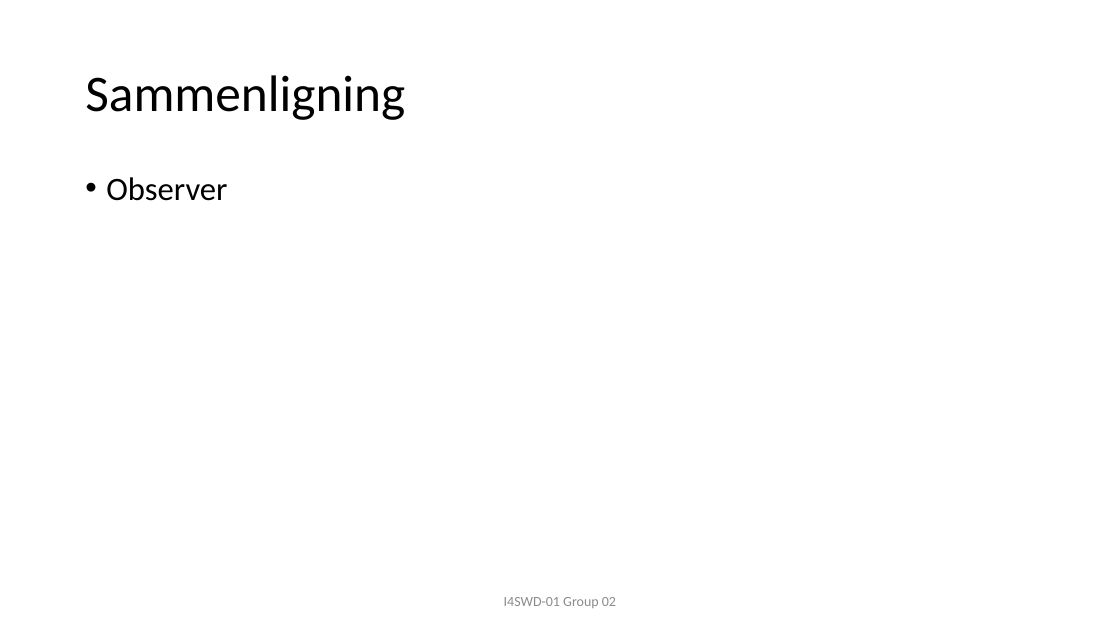
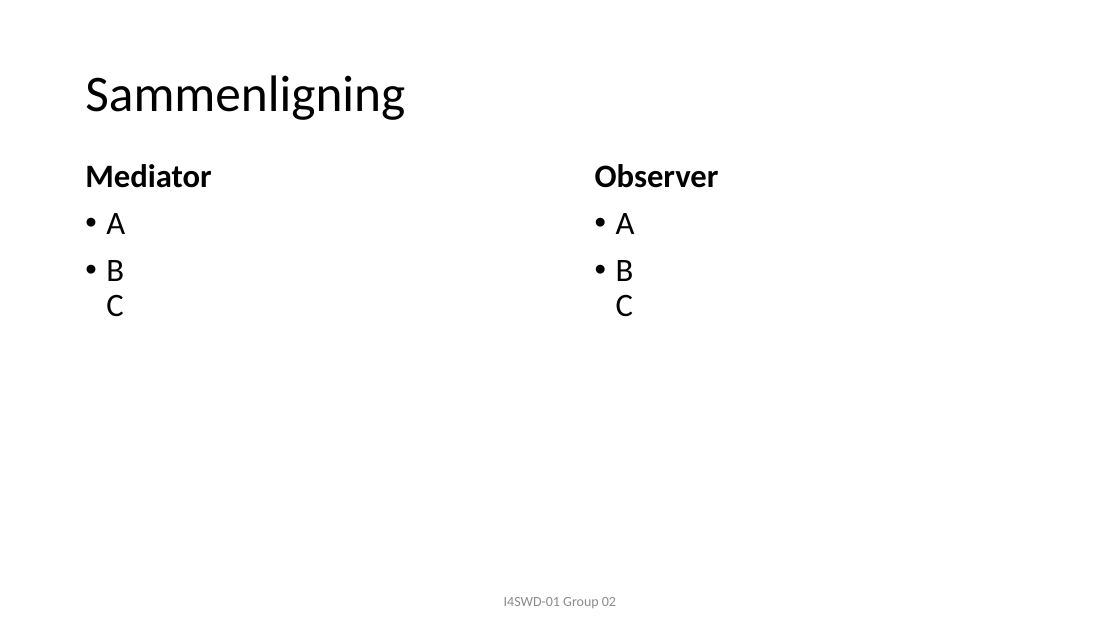
Before and after one commit to JonasRasborg/SWD, a slide deck: slide 6 of F17-I4SWD-AfsluttendeOpgaveGruppe02-Mediator-presenstation.pptx. Drawn at 1120x630 pixels with LibreOffice and Linux fonts; fonts in the diff are those of the drawing. Boxes give left, top, right and bottom in pixels: in the first picture for what was removed or moved away, otherwise in the second. Text is boxed around its words. In the diff, an @@ line names an element or a change of style, - is before the commit and + after.

```diff
--- a/F17-I4SWD-AfsluttendeOpgaveGruppe02-Mediator-presenstation.pptx
+++ b/F17-I4SWD-AfsluttendeOpgaveGruppe02-Mediator-presenstation.pptx
@@ text added at bbox=[85, 164, 211, 317], 28 pt, text #000000, bold @@
+Mediator
+• A
+• B
+  C
@@ text "Observer": place and size @@
-text "Observer" at bbox=[106, 177, 227, 201]
+text "Observer" at bbox=[595, 164, 719, 317]
@@ text at bbox=[595, 164, 719, 188]: bold on in "Observer"; bullet • to none @@
@@ text at bbox=[616, 213, 635, 317]: paragraphs added @@
+• A
+• B
+  C
```
Also in this commit, not shown: 4 other slides changed, 4 other files.
